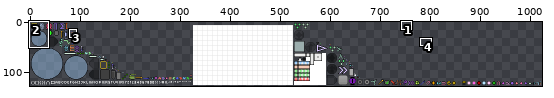
Sprite sheet: android/assets/textures/textures.png. The picture above shows the old version from afar; the outline marks the close-up.
Close-up. The starting point:
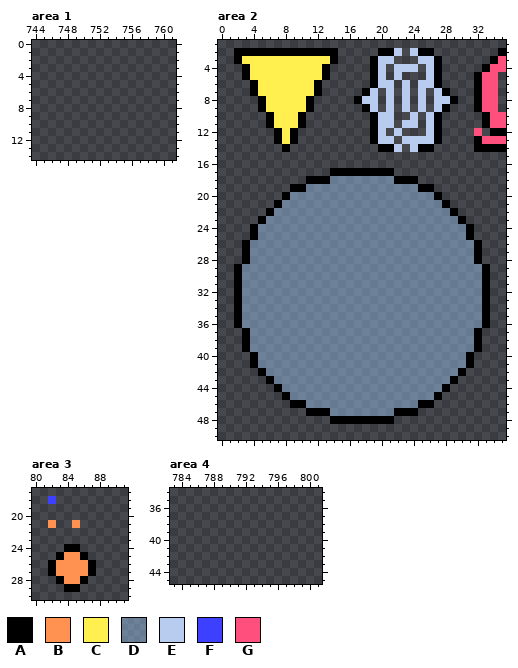
The file is 1024x128 pixels. Pixels under 10% opacity are left out. Colours within 5 levels of each other are drawn and written as one. Shown: area 1: x 744..761, y 0..14; area 2: x 0..35, y 1..50; area 3: x 80..91, y 17..30; area 4: x 783..801, y 34..45. The commit also changed other parts of the picture, which this record leaves out.
Palette (. is transparent): A #000000  B #ff9151  C #fff050  D #a3d1ff6b  E #b8ccef  F #3d40ff  G #ff4f7d
Pixels before, area 2, first column x 2:
 2 AAAAAAAAAAAAA.....AAE.EAA........A
 3 ACCCCCCCCCCCA....AEE...EEA......AG
 4 .ACCCCCCCCCA.....AE.EEE.EA.....AGG
 5 .ACCCCCCCCCA.....AE.E...EA....AGG.
 6 ..ACCCCCCCA......AEE.E.EEA....AGG.
 7 ..ACCCCCCCA.....AE.E.E.E.EA...AGG.
 8 ...ACCCCCA.....AEE.E.E.E.EEA..AGG.
 9 ...ACCCCCA......AE.E.E.E.EA...AGG.
10 ....ACCCA........AEE..E.EA.....AGG
11 ....ACCCA........AEE.EE.EA.....AGG
12 .....ACA.........AE.E...EA....G.AA
13 .....ACA.........AEE.EEEEA....AGGG
14 ......A...........AAE.EAA.....AAAA
15 ..................................
16 ..................................
17 ............AAAAAAAA..............
18 .........AAADDDDDDDDAAA...........
19 .......AADDDDDDDDDDDDDDAA.........
20 ......ADDDDDDDDDDDDDDDDDDA........
21 .....ADDDDDDDDDDDDDDDDDDDDA.......
22 ....ADDDDDDDDDDDDDDDDDDDDDDA......
23 ...ADDDDDDDDDDDDDDDDDDDDDDDDA.....
24 ..ADDDDDDDDDDDDDDDDDDDDDDDDDDA....
25 ..ADDDDDDDDDDDDDDDDDDDDDDDDDDA....
26 .ADDDDDDDDDDDDDDDDDDDDDDDDDDDDA...
27 .ADDDDDDDDDDDDDDDDDDDDDDDDDDDDA...
28 .ADDDDDDDDDDDDDDDDDDDDDDDDDDDDA...
29 ADDDDDDDDDDDDDDDDDDDDDDDDDDDDDDA..
30 ADDDDDDDDDDDDDDDDDDDDDDDDDDDDDDA..
31 ADDDDDDDDDDDDDDDDDDDDDDDDDDDDDDA..
32 ADDDDDDDDDDDDDDDDDDDDDDDDDDDDDDA..
33 ADDDDDDDDDDDDDDDDDDDDDDDDDDDDDDA..
34 ADDDDDDDDDDDDDDDDDDDDDDDDDDDDDDA..
35 ADDDDDDDDDDDDDDDDDDDDDDDDDDDDDDA..
36 ADDDDDDDDDDDDDDDDDDDDDDDDDDDDDDA..
37 .ADDDDDDDDDDDDDDDDDDDDDDDDDDDDA...
38 .ADDDDDDDDDDDDDDDDDDDDDDDDDDDDA...
39 .ADDDDDDDDDDDDDDDDDDDDDDDDDDDDA...
40 ..ADDDDDDDDDDDDDDDDDDDDDDDDDDA....
41 ..ADDDDDDDDDDDDDDDDDDDDDDDDDDA....
42 ...ADDDDDDDDDDDDDDDDDDDDDDDDA.....
43 ....ADDDDDDDDDDDDDDDDDDDDDDA......
44 .....ADDDDDDDDDDDDDDDDDDDDA.......
45 ......ADDDDDDDDDDDDDDDDDDA........
46 .......AADDDDDDDDDDDDDDAA.........
47 .........AAADDDDDDDDAAA...........
48 ............AAAAAAAA..............
Pixels before, area 3, first column x 82:
18 F.....
19 ......
20 ......
21 B..B..
22 ......
23 ......
24 ..AA..
25 .ABBA.
26 ABBBBA
27 ABBBBA
28 .ABBA.
29 ..AA..
After:
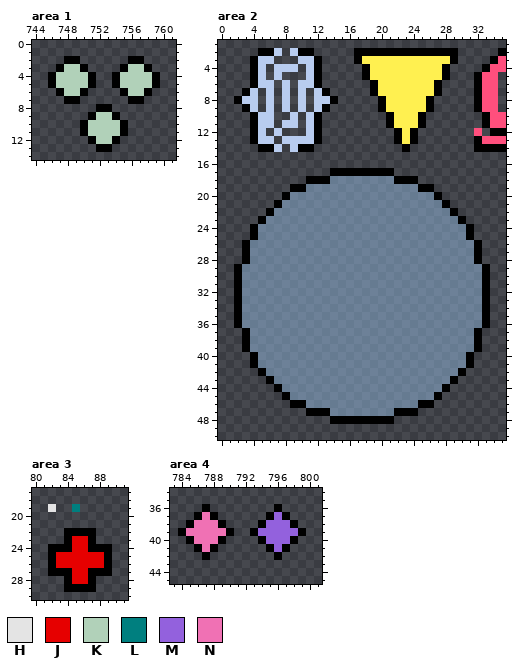
Colours new in this view: H #e4e4e4  J #e60000  K #b1d1b9  L #007f7f  M #9361dd  N #f071b4
Diff:
Changed rows in their new state; - is an unchanged pixel.
Area 1:
first column x 746:
 2 --AA------AA--
 3 -AKKA----AKKA-
 4 AKKKKA--AKKKKA
 5 AKKKKA--AKKKKA
 6 -AKKA----AKKA-
 7 --AA------AA--
 8 ------AA------
 9 -----AKKA-----
10 ----AKKKKA----
11 ----AKKKKA----
12 -----AKKA-----
13 ------AA------
Area 2:
first column x 2:
 2 ...--E.E--...--AAA--AAA--AAA
 3 ..AEE...EEA..--ACCCCCCCCCCCA
 4 -.AE.EEE.EA.----ACCCCCCCCCA-
 5 -.AE.E...EA.----ACCCCCCCCCA-
 6 ---EE.E.EE--------CCCCCCC---
 7 -AE.E.E.E.EA----.ACCCCCCCA.-
 8 AEE.E.E.E.EEA--...ACCCCCA...
 9 -AE.E.E.E.EA----..ACCCCCA..-
10 --AEE..E.EA------..ACCCA..--
11 --AEE.EE.EA------..ACCCA..--
12 --AE-E..-EA------..-ACA-..--
13 --AEE.EEEEA------...ACA...--
14 ---AAE.EAA--------...A...---
Area 3:
first column x 82:
18 .-------
19 H--L----
21 .--.----
22 --AAAA--
23 --AJJA--
24 AA-JJAAA
25 AJJJJJJA
26 -JJJJJJA
27 -AAJJ-AA
28 -.AJJA--
29 ----AA--
Area 4:
first column x 784:
36 ---A--------A---
37 --ANA------AMA--
38 -ANNNA----AMMMA-
39 ANNNNNA--AMMMMMA
40 -ANNNA----AMMMA-
41 --ANA------AMA--
42 ---A--------A---
Boxes around the changes in both close-ups, in picture pixels (x1, y1, x2, y2):
added: (48, 56, 160, 152)
changed: (234, 48, 458, 152)
changed: (48, 496, 112, 592)
added: (178, 504, 306, 560)
